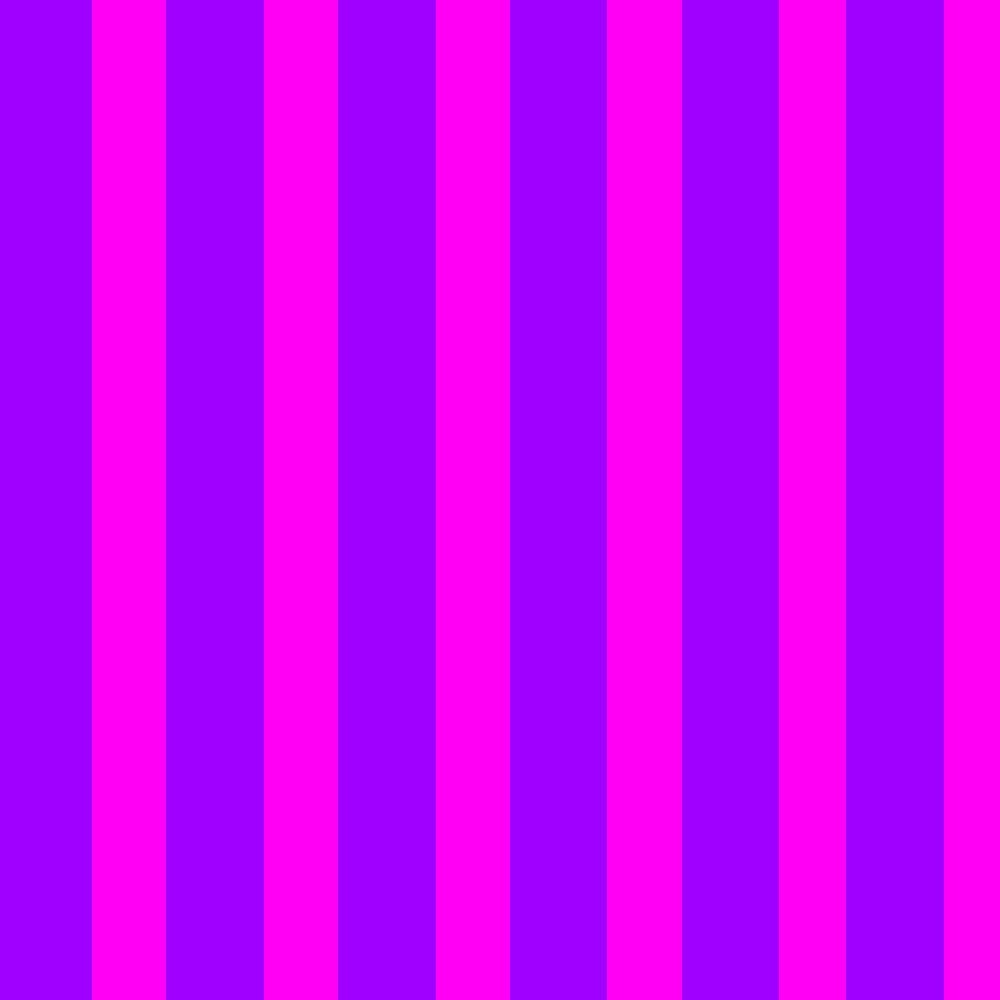
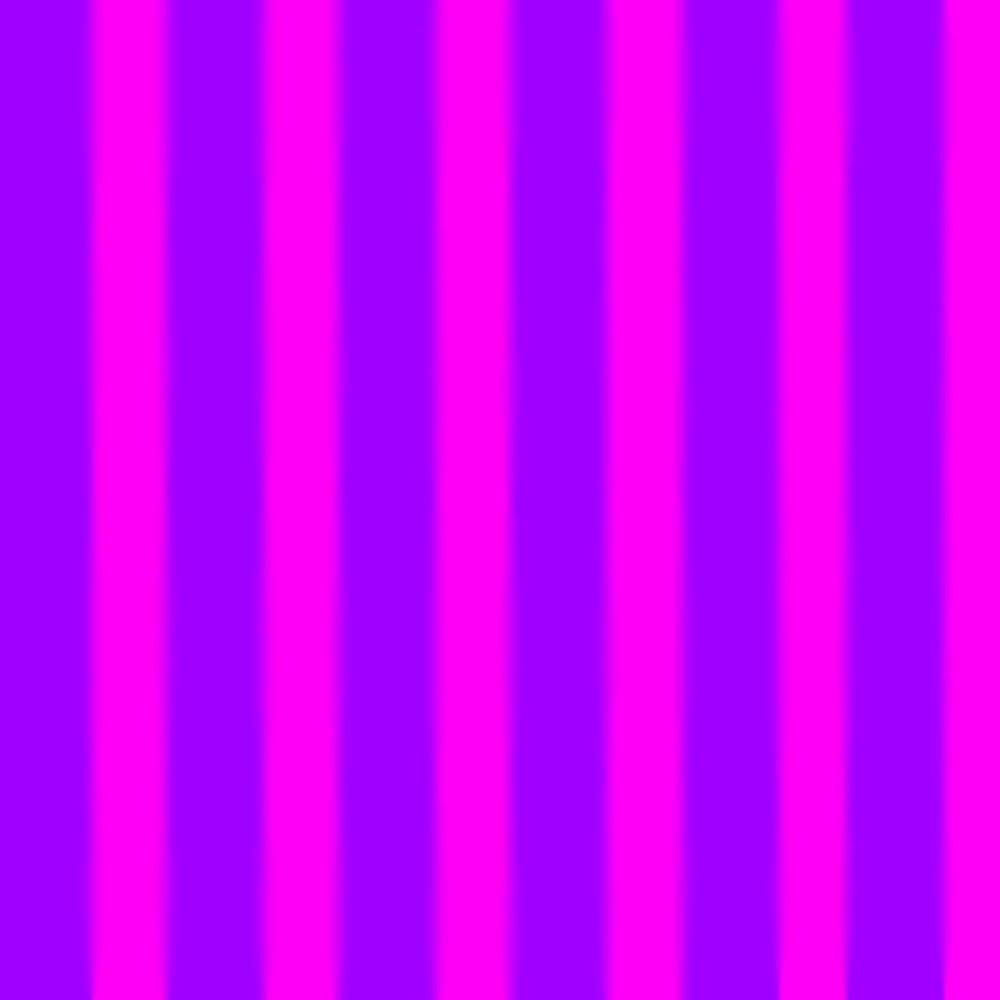
The second 1000 × 1000 image is a revision of the first. Changes to its layers:
painted on "Layer 2" over (79, 0, 957, 1000)
